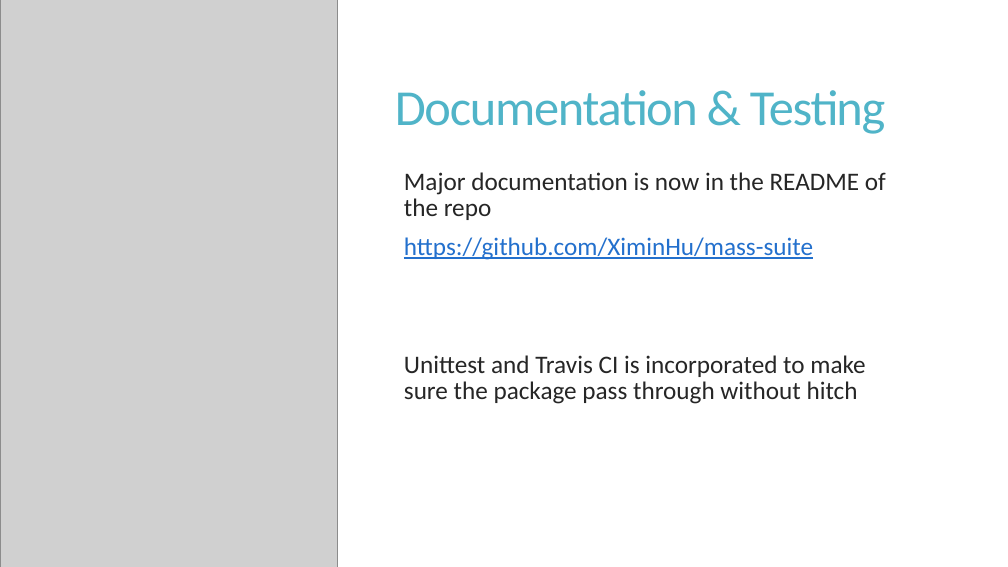
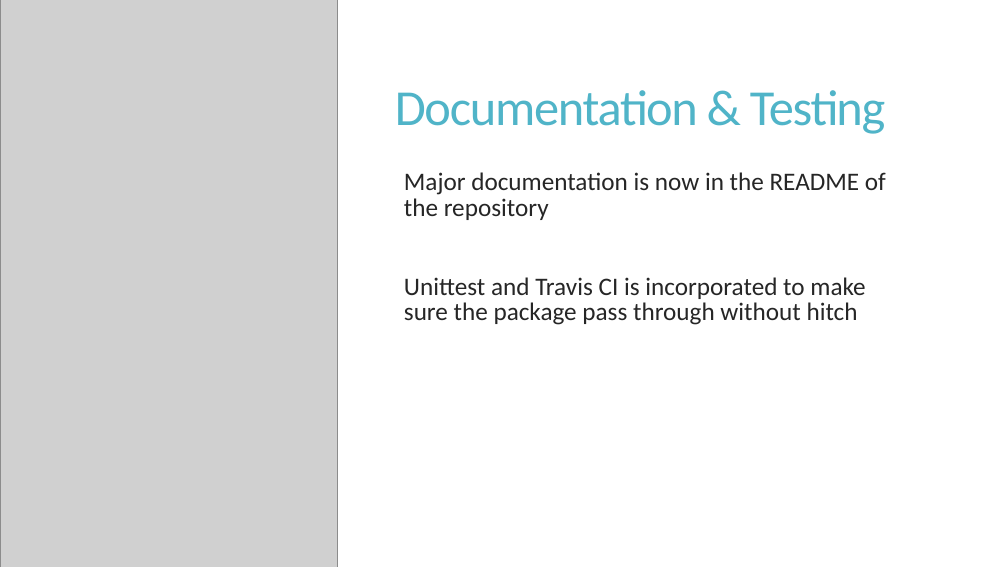
Before and after one commit to XiminHu/mass-suite, a slide deck: slide 17 of doc/20200623 Showcase.pptx (slide 16 before the commit). Drawn at 1008x567 pixels with LibreOffice and Linux fonts; fonts in the diff are those of the drawing; grey boxes stand for pictures. Boxes give left, top, right and bottom in pixels: in the first picture for what was removed or moved away, otherwise in the second. Text is boxed around its words. In the diff, an @@ line names an element or a change of style, - is before the commit and + after.

Commit message:
readme update

```diff
--- a/doc/20200623 Showcase.pptx
+++ b/doc/20200623 Showcase.pptx
@@ text at (x1=404, y1=172, x2=886, y2=220): text changed @@
-  Major documentation is now in the README of the repo
-  https://github.com/XiminHu/mass-suite
+  Major documentation is now in the README of the repository
```
Also in this commit, not shown: 5 other slides changed, 2 slides added, 1 slide removed, 3 other files.
